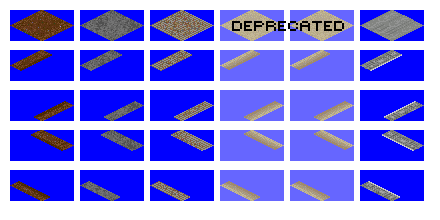
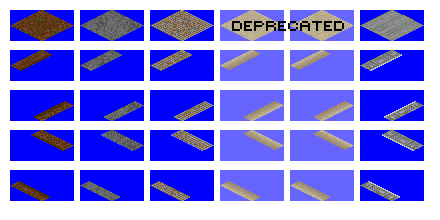
Comparing the layer stacks of the two 440 x 220 images. Changes:
renamed "extended ground tile (pikka tracks)" to "ground tiles", painted on it over [18, 19, 71, 199]
